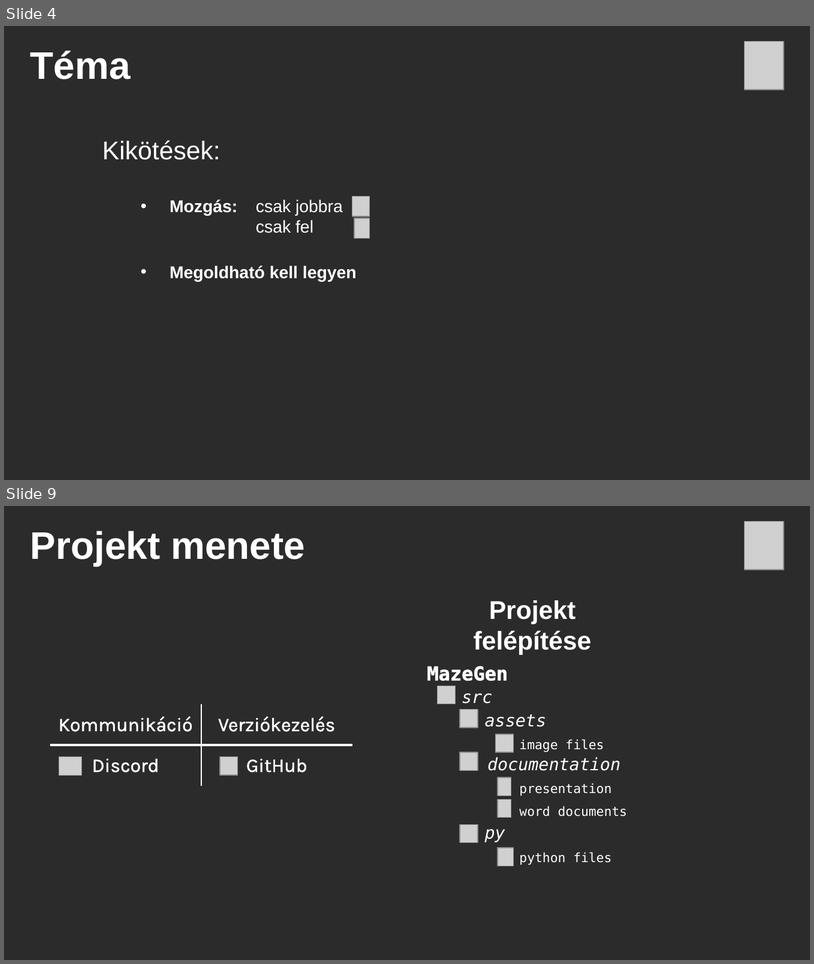
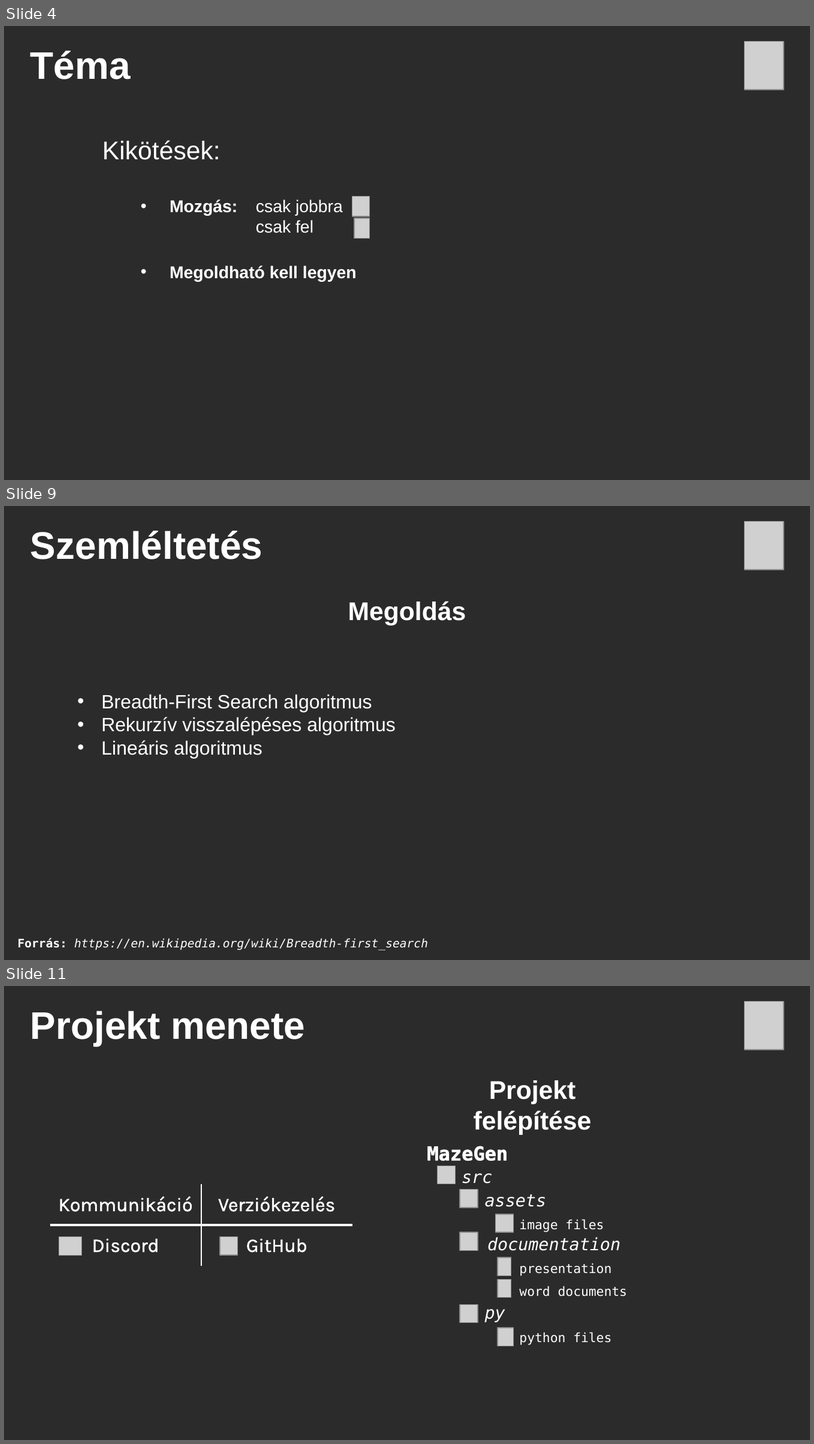
Before and after one commit to Py-xel/MazeGen, a slide deck: src/documentation/Presentation.pptx. Shown one above the other, each under a label of ours: slides 4 and 9 before the commit, slides 4, 9 and 11 after it; the slides between them are not shown. The pictures are 814x964 and 814x1444 pixels, drawn with LibreOffice and Linux fonts; fonts in the diff are those of the drawing; grey boxes stand for pictures; background and template pictures are left out; a plain dark background stands for a picture behind light text. Boxes give left, top, right and bottom in pixels: in the first picture for what was removed or moved away, otherwise in the second. Text is boxed around its words. In the diff, an @@ line names an element or a change of style, - is before the commit and + after.

```diff
--- a/src/documentation/Presentation.pptx
+++ b/src/documentation/Presentation.pptx
@@ slide 9 added at [4, 506, 810, 960], background picture (left out) @@
@@ picture added at [744, 522, 783, 570] @@
@@ text added at [30, 531, 263, 559], 36 pt, text #FFFFFF, bold @@
+Szemléltetés
@@ text added at [348, 601, 467, 625], 24 pt, text #FFFFFF, bold @@
+Megoldás
@@ text added at [101, 694, 396, 758], 18 pt, text #FFFFFF @@
+• Breadth-First Search algoritmus
+• Rekurzív visszalépéses algoritmus
+• Lineáris algoritmus
@@ text added at [18, 937, 428, 950], 11 pt, text #FFFFFF, italic @@
+Forrás: https://en.wikipedia.org/wiki/Breadth-first_search
@@ what was slide 9 is now slide 11 @@
```
Also in this commit, not shown: 2 slides changed, 3 other slides added, 2 slides removed, 15 other files.
